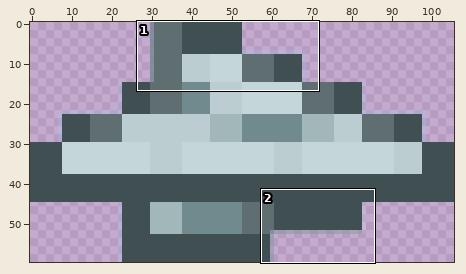
A sprite sheet gets an edit: images/portfolio/paper-plane.png. The picture above shows the old version from afar; the outline marks the close-up.
Close-up. Before:
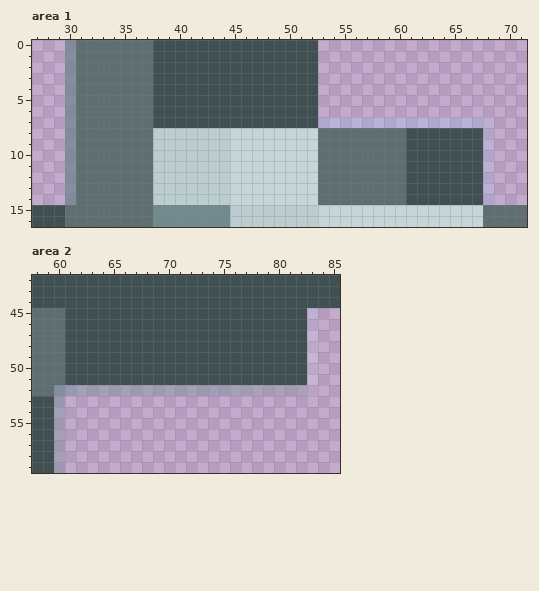
The file is 106x60 pixels. Colours within 5 levels of each other are drawn and written as one. Shown: area 1: x 27..71, y 0..16; area 2: x 58..85, y 42..59. The commit also changed other parts of the picture, which this record leaves out.
After:
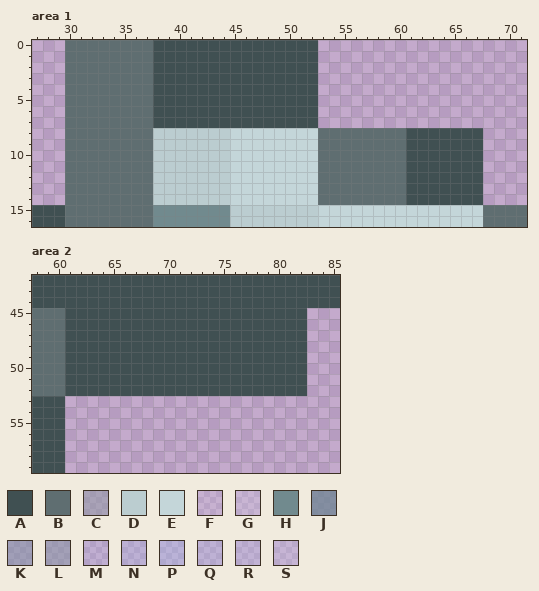
Palette (. is transparent): A #405052  B #5f6e71  C #8e9ba280  D #bbcdd0  E #c4d6d9  F #dde8f41b  G #dde8f42f  H #718a8e  J #6e8593bf  K #7c93a380  L #8397a380  M #9accf91b  N #9accf92f  P #9accf93f  Q #a5d1f72f  R #b4d7f72f  S #cde1f52f
Edits made:
--- area 1
@@ x 27..71 @@
- 0 ...JBBBBBBBAAAAAAAAAAAAAAA...................
- 1 ...JBBBBBBBAAAAAAAAAAAAAAA...................
- 2 ...JBBBBBBBAAAAAAAAAAAAAAA...................
- 3 ...JBBBBBBBAAAAAAAAAAAAAAA...................
- 4 ...JBBBBBBBAAAAAAAAAAAAAAA...................
- 5 ...JBBBBBBBAAAAAAAAAAAAAAA...................
- 6 ...JBBBBBBBAAAAAAAAAAAAAAA...................
- 7 ...JBBBBBBBAAAAAAAAAAAAAAAPPPPPPPPPPPPPPPM...
- 8 ...JBBBBBBBDDDDDDDEEEEEEEEBBBBBBBBAAAAAAAN...
- 9 ...JBBBBBBBDDDDDDDEEEEEEEEBBBBBBBBAAAAAAAN...
-10 ...JBBBBBBBDDDDDDDEEEEEEEEBBBBBBBBAAAAAAAN...
-11 ...JBBBBBBBDDDDDDDEEEEEEEEBBBBBBBBAAAAAAAN...
-12 ...JBBBBBBBDDDDDDDEEEEEEEEBBBBBBBBAAAAAAAN...
-13 ...JBBBBBBBDDDDDDDEEEEEEEEBBBBBBBBAAAAAAAN...
-14 ...JBBBBBBBDDDDDDDEEEEEEEEBBBBBBBBAAAAAAAN...
+ 0 ...BBBBBBBBAAAAAAAAAAAAAAA...................
+ 1 ...BBBBBBBBAAAAAAAAAAAAAAA...................
+ 2 ...BBBBBBBBAAAAAAAAAAAAAAA...................
+ 3 ...BBBBBBBBAAAAAAAAAAAAAAA...................
+ 4 ...BBBBBBBBAAAAAAAAAAAAAAA...................
+ 5 ...BBBBBBBBAAAAAAAAAAAAAAA...................
+ 6 ...BBBBBBBBAAAAAAAAAAAAAAA...................
+ 7 ...BBBBBBBBAAAAAAAAAAAAAAA...................
+ 8 ...BBBBBBBBDDDDDDDEEEEEEEEBBBBBBBBAAAAAAA....
+ 9 ...BBBBBBBBDDDDDDDEEEEEEEEBBBBBBBBAAAAAAA....
+10 ...BBBBBBBBDDDDDDDEEEEEEEEBBBBBBBBAAAAAAA....
+11 ...BBBBBBBBDDDDDDDEEEEEEEEBBBBBBBBAAAAAAA....
+12 ...BBBBBBBBDDDDDDDEEEEEEEEBBBBBBBBAAAAAAA....
+13 ...BBBBBBBBDDDDDDDEEEEEEEEBBBBBBBBAAAAAAA....
+14 ...BBBBBBBBDDDDDDDEEEEEEEEBBBBBBBBAAAAAAA....
 15 AAABBBBBBBBHHHHHHHDDDDDDDDEEEEEEEEEEEEEEEBBBB
--- area 2
@@ x 58..85 @@
 44 AAAAAAAAAAAAAAAAAAAAAAAAAAAA
-45 BBBAAAAAAAAAAAAAAAAAAAAAAQ..
-46 BBBAAAAAAAAAAAAAAAAAAAAAAR..
-47 BBBAAAAAAAAAAAAAAAAAAAAAAS..
-48 BBBAAAAAAAAAAAAAAAAAAAAAAG..
-49 BBBAAAAAAAAAAAAAAAAAAAAAAG..
-50 BBBAAAAAAAAAAAAAAAAAAAAAAG..
-51 BBBAAAAAAAAAAAAAAAAAAAAAAG..
-52 BBJKLLLLLLLLLLLLKLLCCCCCCF..
-53 AAK.........................
-54 AAL.........................
-55 AAL.........................
-56 AAL.........................
-57 AAL.........................
-58 AAL.........................
-59 AAL.........................
+45 BBBAAAAAAAAAAAAAAAAAAAAAA...
+46 BBBAAAAAAAAAAAAAAAAAAAAAA...
+47 BBBAAAAAAAAAAAAAAAAAAAAAA...
+48 BBBAAAAAAAAAAAAAAAAAAAAAA...
+49 BBBAAAAAAAAAAAAAAAAAAAAAA...
+50 BBBAAAAAAAAAAAAAAAAAAAAAA...
+51 BBBAAAAAAAAAAAAAAAAAAAAAA...
+52 BBBAAAAAAAAAAAAAAAAAAAAAA...
+53 AAA.........................
+54 AAA.........................
+55 AAA.........................
+56 AAA.........................
+57 AAA.........................
+58 AAA.........................
+59 AAA.........................
